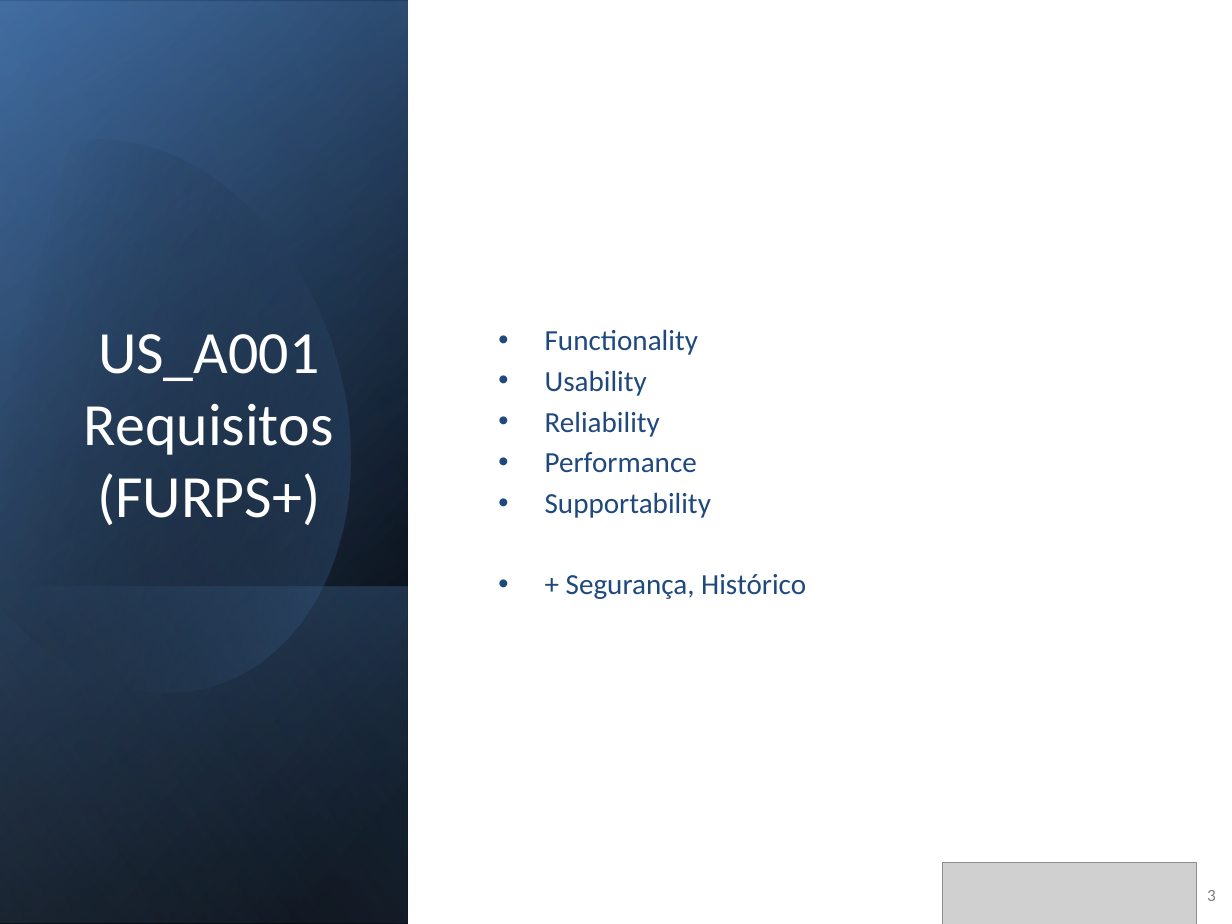
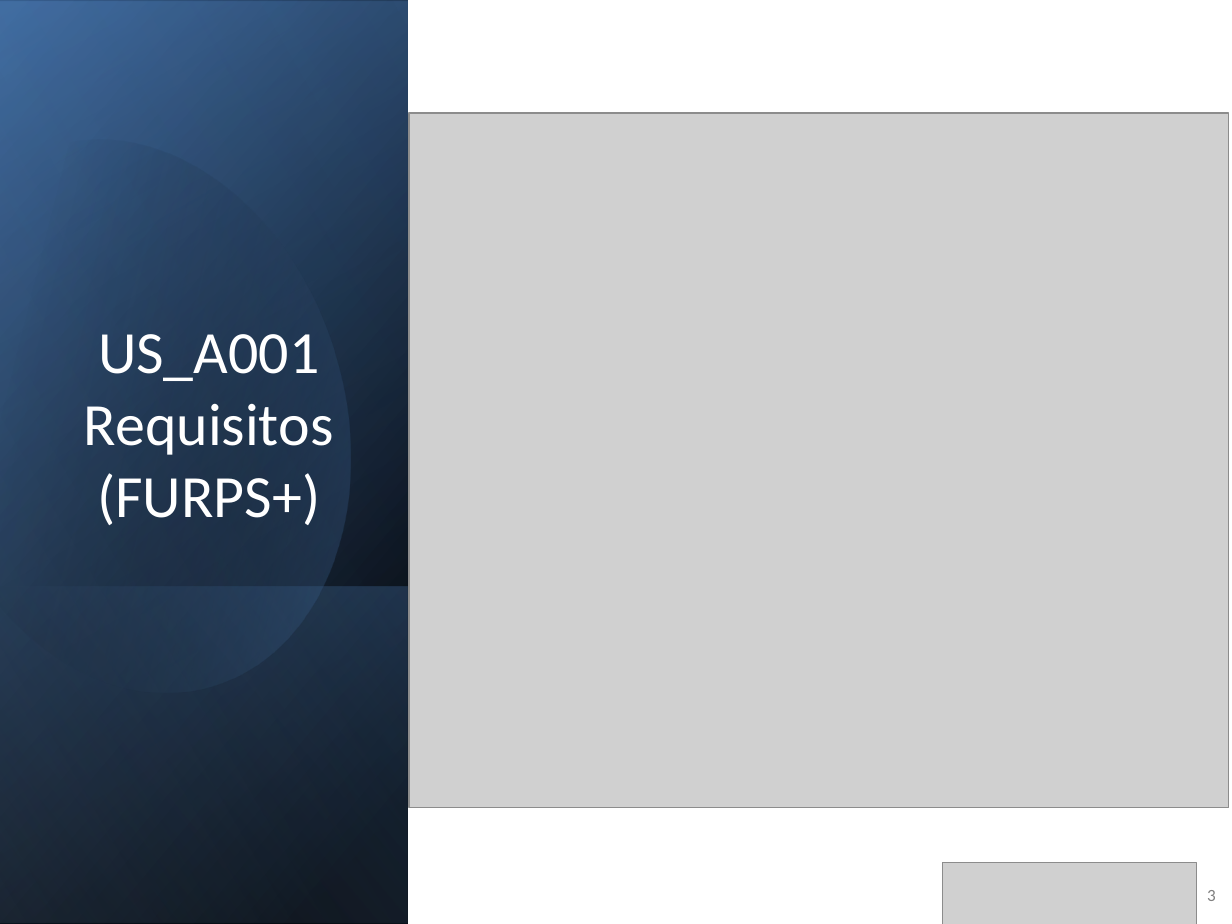
Before and after one commit to joaoventura2024064-dev/ISTECPROJ2526, a slide deck: slide 3 of docs/Sprint_A_Apresentacao_v0.pptx. Drawn at 1232x924 pixels with LibreOffice and Linux fonts; fonts in the diff are those of the drawing; grey boxes stand for pictures. Boxes give left, top, right and bottom in pixels: in the first picture for what was removed or moved away, otherwise in the second. Text is boxed around its words. In the diff, an @@ line names an element or a change of style, - is before the commit and + after.

```diff
--- a/docs/Sprint_A_Apresentacao_v0.pptx
+++ b/docs/Sprint_A_Apresentacao_v0.pptx
@@ picture added at [409, 113, 1228, 808] @@
@@ text removed at [545, 329, 806, 599] @@
-• Functionality
-• Usability
-• Reliability
-• Performance
-• Supportability
-• + Segurança, Histórico
```
Also in this commit, not shown: 1 other slide changed, 3 other files.
